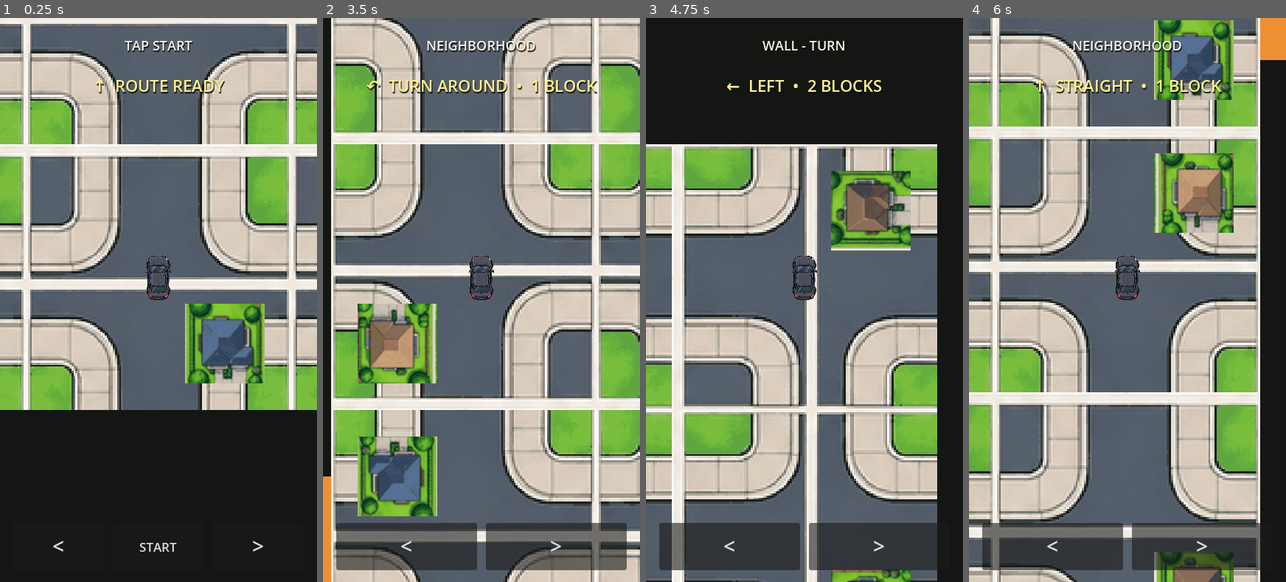
Above: before the commit, frames 1-4 (left to right).
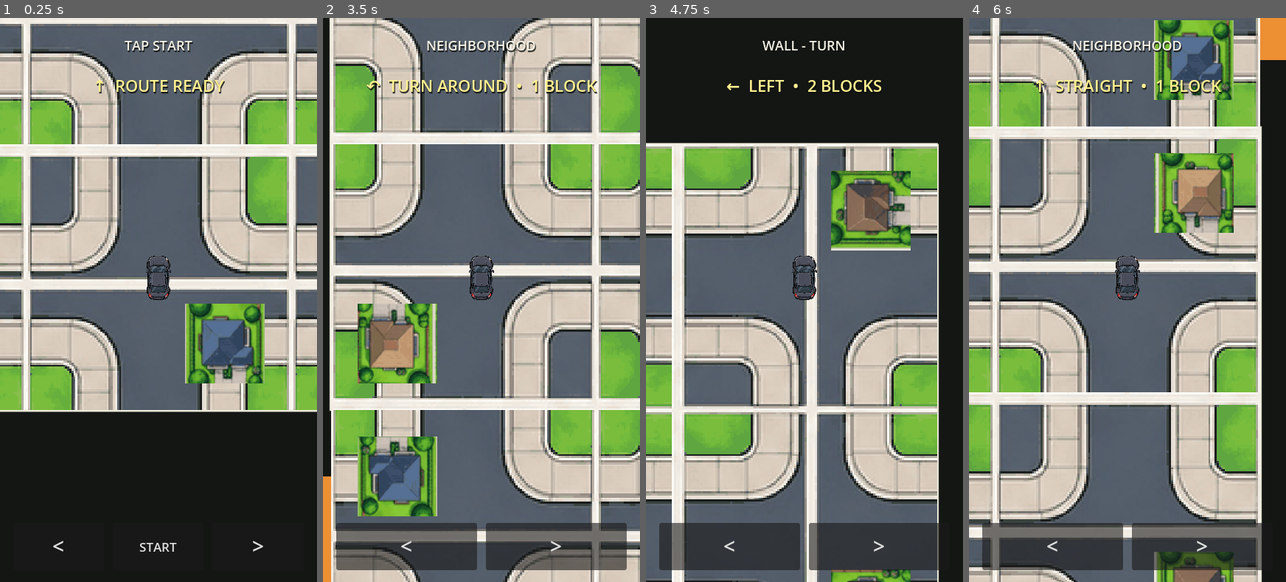
Above: after the commit, the same moments.

Repository: patrickcallahancomedy/comedian
Game: Godot game, scene res://scenes/drive/drive_module.tscn
Same seed, same stepped clock (60 frames per second), same inputs: the game is played once before the commit and once after it.
Inputs (mouse positions are in pixels of both pictures, inside the frame that each line leads up to):
- Up to frame 1 (0.25 s): no input
- Up to frame 2 (3.5 s): click "START" at 0.5 s; tap Enter (ui_accept) at 1.25, 1.52 s; move the mouse to (551, 271) at 1.27 s; hold Right 1.28-2 s; tap Space at 1.35, 2.85 s; click (551, 271) at 1.42 s; drag from (418, 328) to (465, 412) at 2.02 s; move the mouse to (513, 175) at 2.77 s; hold Right from 2.78 s (still down)
- Up to frame 3 (4.75 s): release Right at 3.5 s; drag from (788, 412) to (709, 215) at 3.52 s; move the mouse to (899, 384) at 4.27 s; hold Left from 4.28 s (still down); tap Space at 4.35 s; tap Enter (ui_accept) at 4.52 s
- Up to frame 4 (6 s): release Left at 5 s; click "<" at 5 s; drag from (1032, 215) to (1079, 159) at 5.77 s

The runs differ from the first frame. In frame 1, 0.4% of the frame differs, in the area x 0-100%, y 69-70%; in frame 2, 0.5%; in frame 3, 0.8%, in the area x 0-93%, y 22-100%; in frame 4, 0.5%.

Commit message:
Revert direct neighborhood drawing regression

Diff:
--- a/godot/scripts/drive/drive_grid_controller.gd
+++ b/godot/scripts/drive/drive_grid_controller.gd
@@ -10,7 +10,6 @@
 signal trip_finished(result: Dictionary)
 
 const MAP = preload("res://scripts/drive/drive_grid_map.gd")
-const NEIGHBORHOOD_TILE_TEXTURE = preload("res://assets/drive/neighborhood/neighborhood_intersection.png")
 
 const STEP_SECONDS := 1.0
 const TURN_SECONDS := 0.20
@@ -416,7 +415,12 @@
 func _draw() -> void:
 	draw_rect(Rect2(Vector2.ZERO, size), Color(0.08, 0.085, 0.08), true)
 
-	_draw_neighborhood_art()
+	_draw_grid_zone(
+		MAP.NEIGHBORHOOD_RECT,
+		MAP.NEIGHBORHOOD_CELL,
+		NEIGHBORHOOD_COLOR
+	)
+	_draw_neighborhood_border_with_gate()
 
 	_draw_world_rect(MAP.CONNECTOR_ONE_RECT, CONNECTOR_COLOR)
 	_draw_highway()
@@ -431,38 +435,6 @@
 
 	_draw_destination()
 	_draw_map_outline()
-
-
-func _draw_neighborhood_art() -> void:
-	# Draw the approved external neighborhood tile through the same CanvasItem
-	# path that already renders reliably in the web export.
-	var origin := (
-		player_screen_center
-		- (visual_world_position * WORLD_ZOOM).rotated(map_rotation)
-	)
-	draw_set_transform(
-		origin,
-		map_rotation,
-		Vector2.ONE * WORLD_ZOOM
-	)
-
-	for y in range(MAP.NEIGHBORHOOD_SIZE.y):
-		for x in range(MAP.NEIGHBORHOOD_SIZE.x):
-			var cell_rect := Rect2(
-				MAP.NEIGHBORHOOD_RECT.position + Vector2(
-					x * MAP.NEIGHBORHOOD_CELL,
-					y * MAP.NEIGHBORHOOD_CELL
-				),
-				Vector2.ONE * MAP.NEIGHBORHOOD_CELL
-			)
-			draw_texture_rect(
-				NEIGHBORHOOD_TILE_TEXTURE,
-				cell_rect,
-				false
-			)
-
-	# Restore normal screen-space drawing for the rest of the map.
-	draw_set_transform(Vector2.ZERO, 0.0, Vector2.ONE)
 
 
 func _draw_grid_zone(rect: Rect2, cell_size: int, color: Color) -> void:
